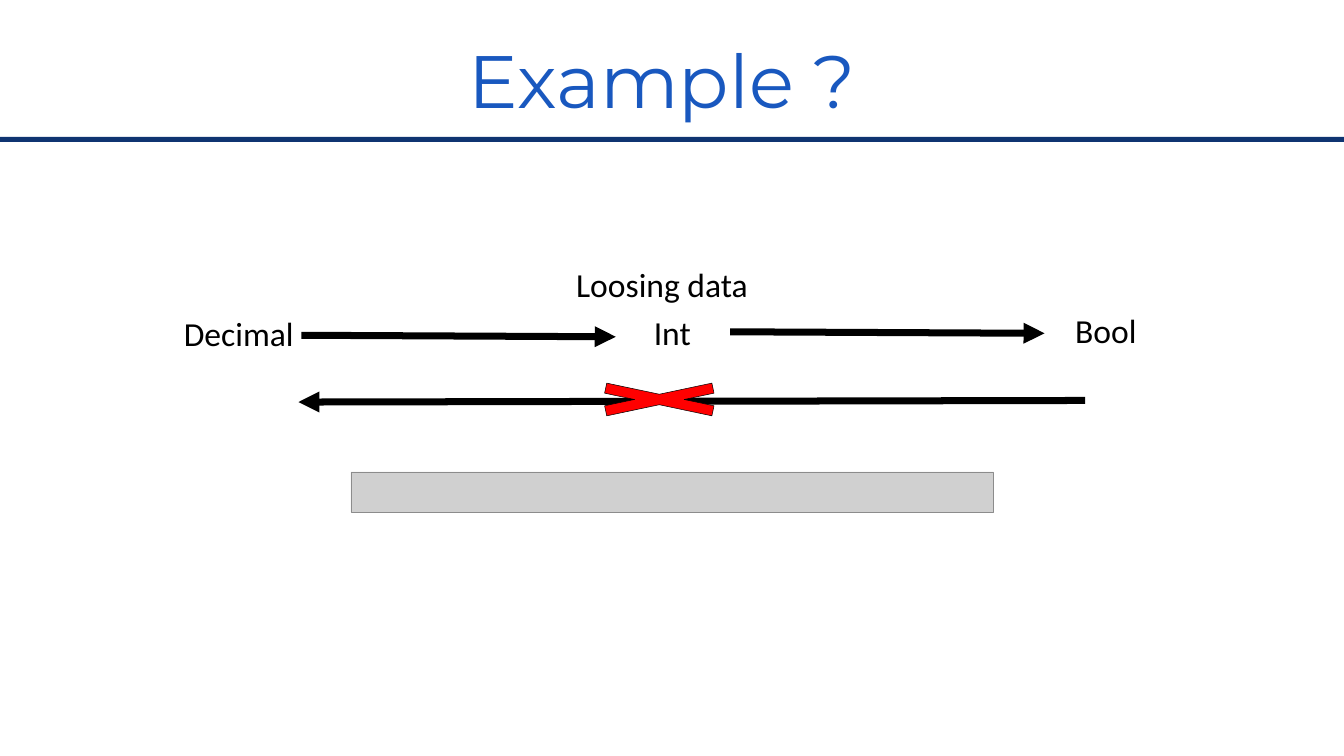
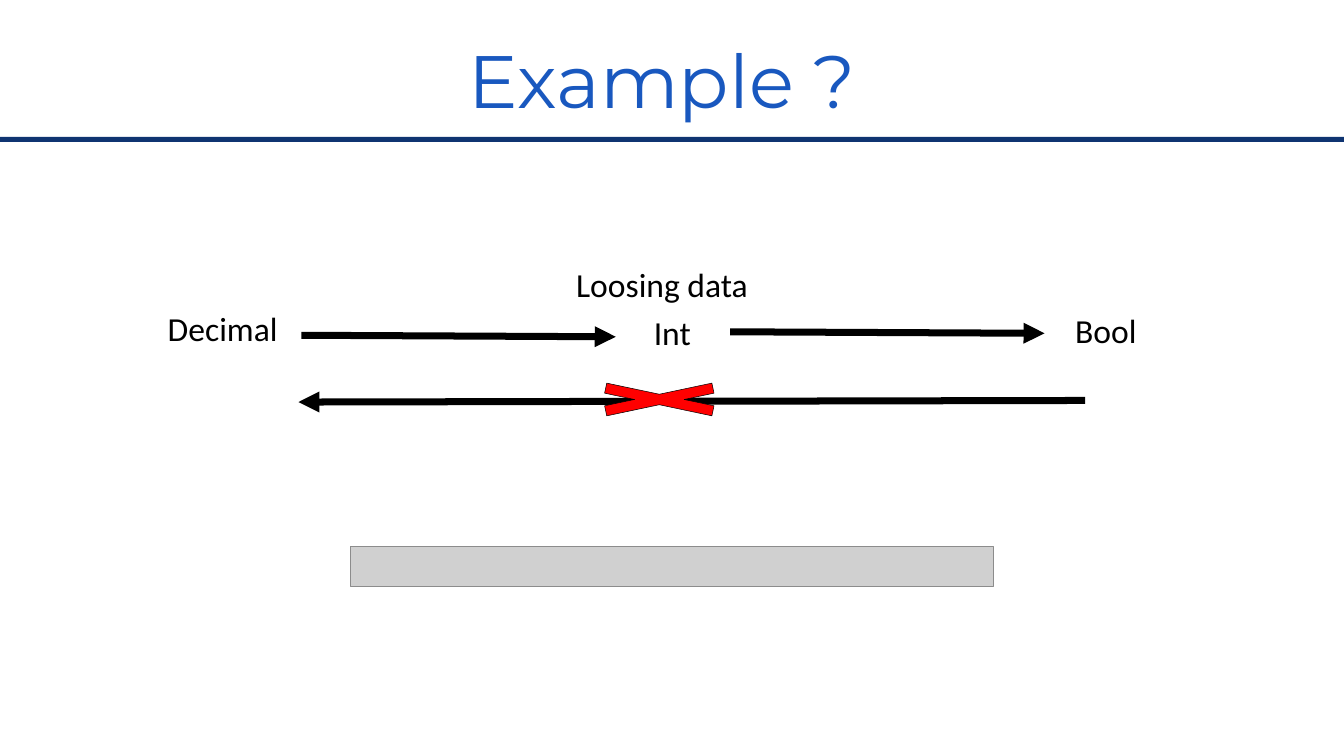
Before and after one commit to RomainTrm/CategoryTheoryYouAlreadyKnowIt, a slide deck: slide 16 of CategoryTheoryUniveristy_Devoxx_FR_2022.pptx. Drawn at 1344x756 pixels with LibreOffice and Linux fonts; fonts in the diff are those of the drawing; grey boxes stand for pictures; background and template pictures are left out. Boxes give left, top, right and bottom in pixels: in the first picture for what was removed or moved away, otherwise in the second. Text is boxed around its words. In the diff, an @@ line names an element or a change of style, - is before the commit and + after.

```diff
--- a/CategoryTheoryUniveristy_Devoxx_FR_2022.pptx
+++ b/CategoryTheoryUniveristy_Devoxx_FR_2022.pptx
@@ text "Decimal": place and size @@
-text "Decimal" at <box>184,322,294,347</box>
+text "Decimal" at <box>168,317,278,342</box>
@@ picture: place and size @@
-picture at <box>351,472,993,512</box>
+picture at <box>350,546,993,587</box>
```
Also in this commit, not shown: 13 other slides changed, 2 slides added, 1 slide removed.
